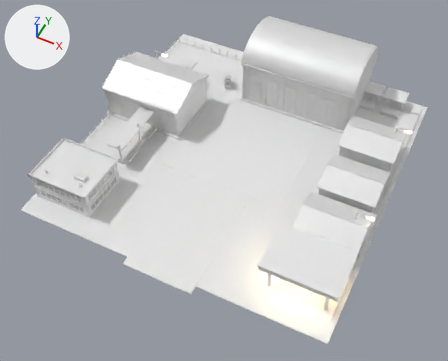
The FBX model Assets/Art/KayseriIsland/Models/Copper/Phase2/Market_P2.fbx, before and after one commit.
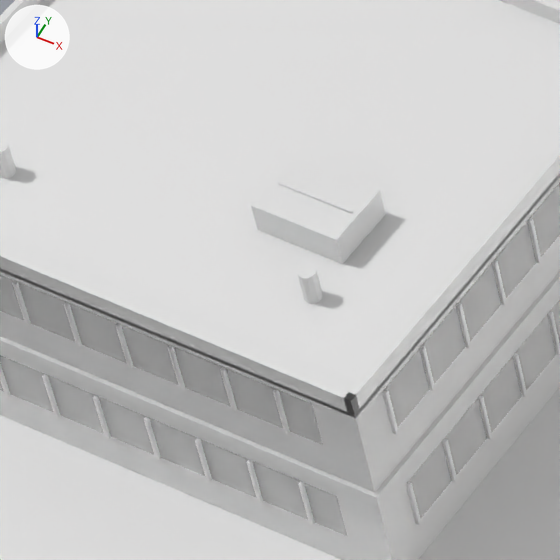
Old and new are each drawn whole from a camera (50 mm lens) standing at (43.1, 33.4, 112.2) and looking at (0.7, 118.4, 6.0) and again close up on the part from 10% to 24% of the width and 43% to 60% of the height. Lighting does not change. The marker at upper left points along +X, +Y and +Z. The first two pictures are the older version. Where no turn or scale is listed for an object, it has been applied to the vertices. Vertices at exactly the same position are counted once.

In view in the first close-up: 'Market.Office', 'Market.Pad'.
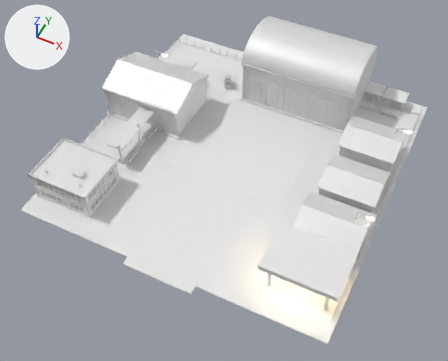
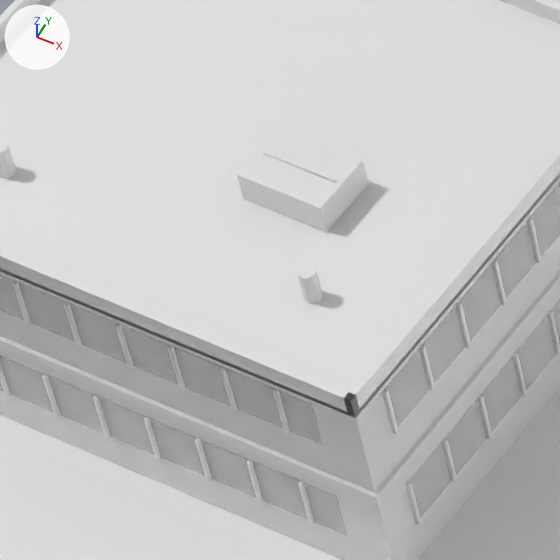
What differs and where, as boxes [x1, y1, x2, y2] in the close-ups (560 x 560 px; the box of a moved part takes in the faces that stretch with it):
part 1 of me_market_office_001, moved or reshaped
    before: [251, 157, 386, 264]
    after: [237, 127, 369, 232]
part 2 of me_market_office_001, moved or reshaped
    before: [278, 181, 353, 214]
    after: [263, 150, 337, 182]

The change, as a diff of the scene's bpy script:
```diff
--- a/Assets/Art/KayseriIsland/Models/Copper/Phase2/Market_P2.fbx.py
+++ b/Assets/Art/KayseriIsland/Models/Copper/Phase2/Market_P2.fbx.py
@@ me_market_office_001 @@
 me_market_office_001.from_pydata(...)  # 416 vertices, 648 faces; spans x -7.4..7.4, y -6.4..7.5, z 0.0..7.84
 # used by ob_market_office; location = (-28.0, 102.0, 5.3)
+# me_market_office_001 part 1: the loose piece of 8 vertices spanning x 2.02..4.46, y -2.69..-0.94, z 6.92..7.78 is scaled about its middle by (0.985, 0.985, 1), then moved by (-0.91, 0.65, 0.0)
+# me_market_office_001 part 2: the loose piece of 8 vertices spanning x 2.2..4.29, y -1.85..-1.78, z 7.77..7.84 is scaled about its middle by (0.985, 1, 1), then moved by (-0.91, 0.65, 0.0)
 me_market_office_001.materials.append(mat_offwhite)
```
